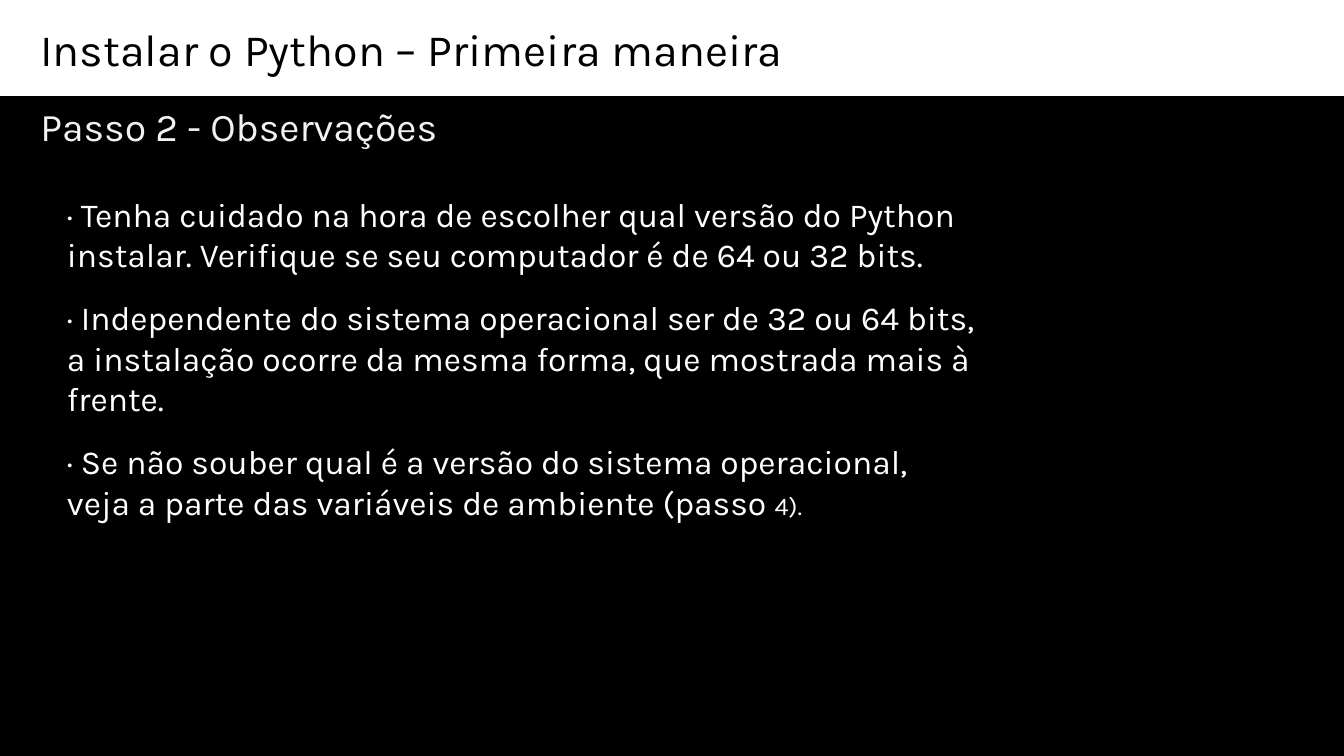
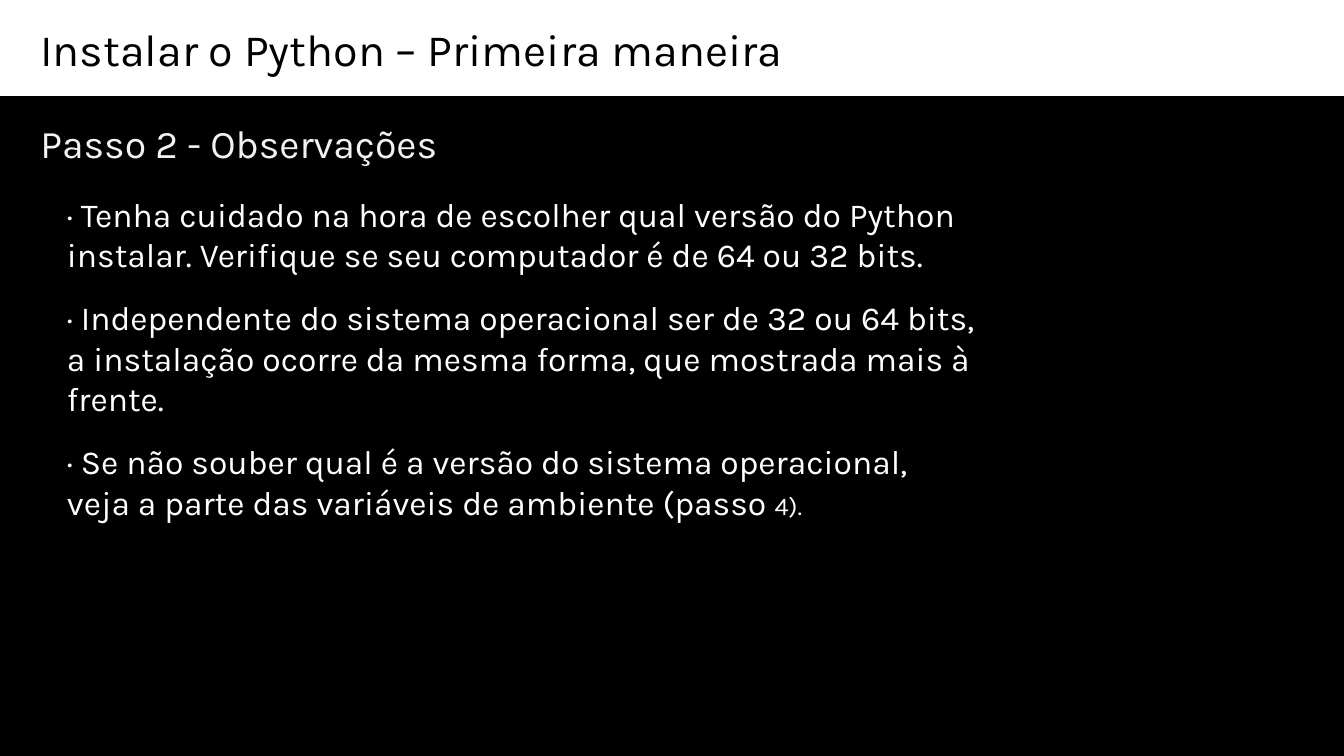
Before and after one commit to gabrielpcavalcanti/Guia-definitivo-do-Python, a slide deck: slide 8 of Aulas/01_PreparacoesIniciais/Instalacao_do_python.pptx. Drawn at 1344x756 pixels with LibreOffice and Linux fonts; fonts in the diff are those of the drawing. Boxes give left, top, right and bottom in pixels: in the first picture for what was removed or moved away, otherwise in the second. Text is boxed around its words. In the diff, an @@ line names an element or a change of style, - is before the commit and + after.

```diff
--- a/Aulas/01_PreparacoesIniciais/Instalacao_do_python.pptx
+++ b/Aulas/01_PreparacoesIniciais/Instalacao_do_python.pptx
@@ text "Passo 2 - Observações": place and size @@
-text "Passo 2 - Observações" at <box>40,114,437,149</box>
+text "Passo 2 - Observações" at <box>40,131,437,166</box>
```
Also in this commit, not shown: 4 other slides changed, 2 slides added, 7 other files.
